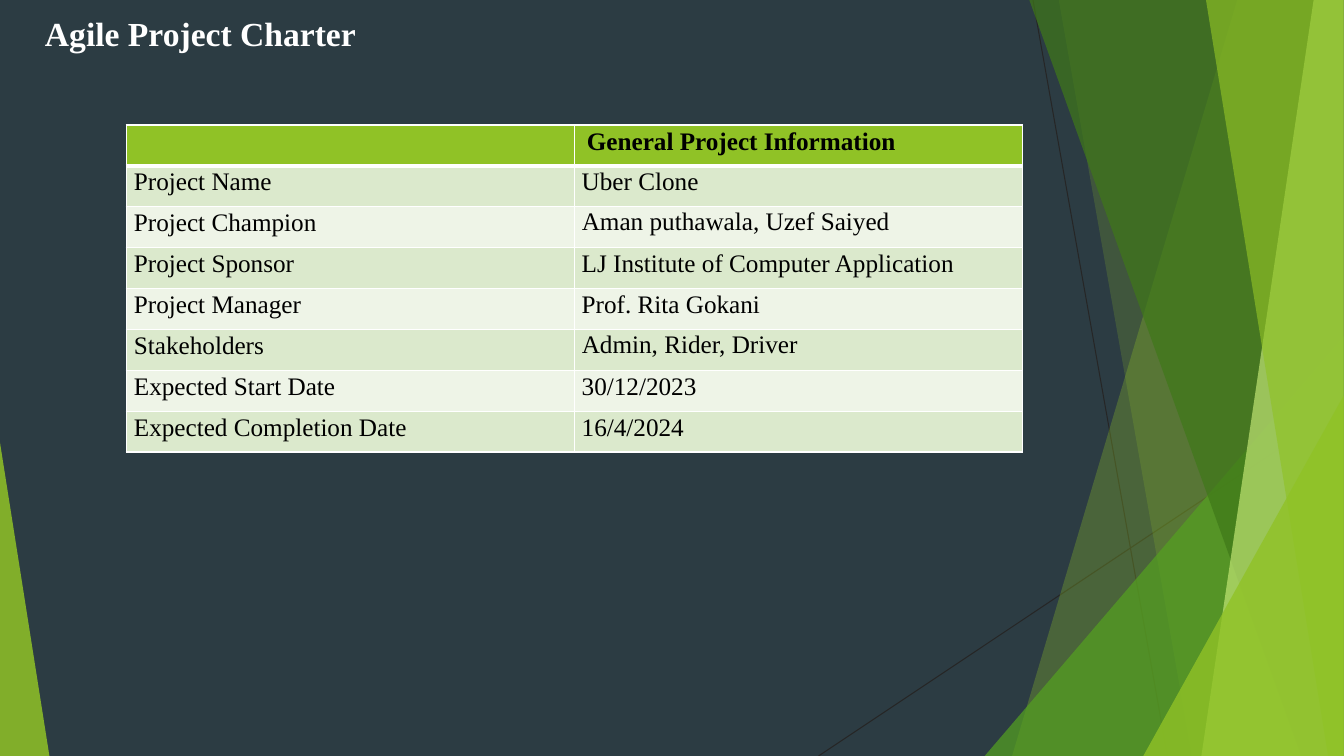
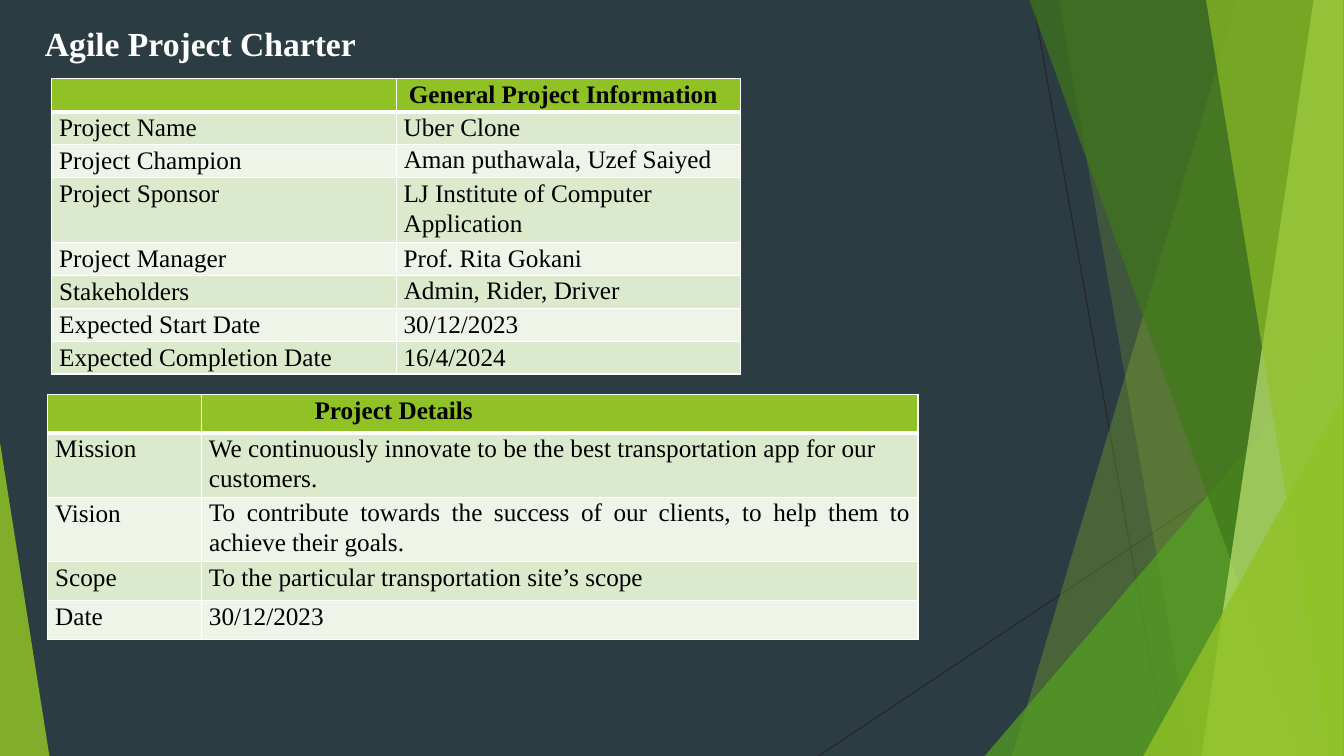
Before and after one commit to AmanPuthawala/UBERCLONE, a slide deck: slide 33 of materials/Uberclone.pptx (slide 29 before the commit). Drawn at 1344x756 pixels with LibreOffice and Linux fonts; fonts in the diff are those of the drawing. Boxes give left, top, right and bottom in pixels: in the first picture for what was removed or moved away, otherwise in the second. Text is boxed around its words. In the diff, an @@ line names an element or a change of style, - is before the commit and + after.

```diff
--- a/materials/Uberclone.pptx
+++ b/materials/Uberclone.pptx
@@ text "Agile Project Charter" moved from (x1=45, y1=22, x2=356, y2=53) to (x1=45, y1=32, x2=356, y2=63) @@
@@ table resized from (x1=126, y1=125, x2=1021, y2=452) to (x1=51, y1=79, x2=741, y2=376) @@
@@ table added at (x1=47, y1=394, x2=919, y2=636), 5 rows, 2 columns @@
+ | Project Details
+Mission | We continuously innovate to be the best transportation app for our customers.
+Vision | To contribute towards the success of our clients, to help them to achieve their goals.
+Scope | To the particular transportation site’s scope
+Date | 30/12/2023
```
Also in this commit, not shown: 15 other slides changed, 14 slides added, 10 slides removed.
